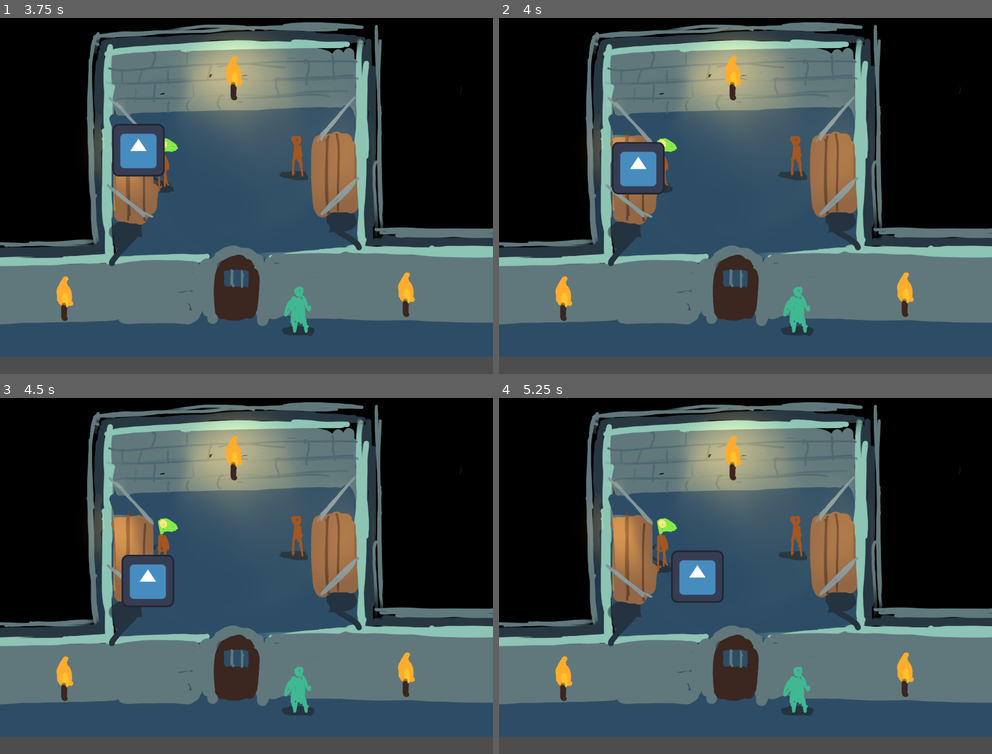
Above: before the commit, frames 1-4 (two rows, left to right).
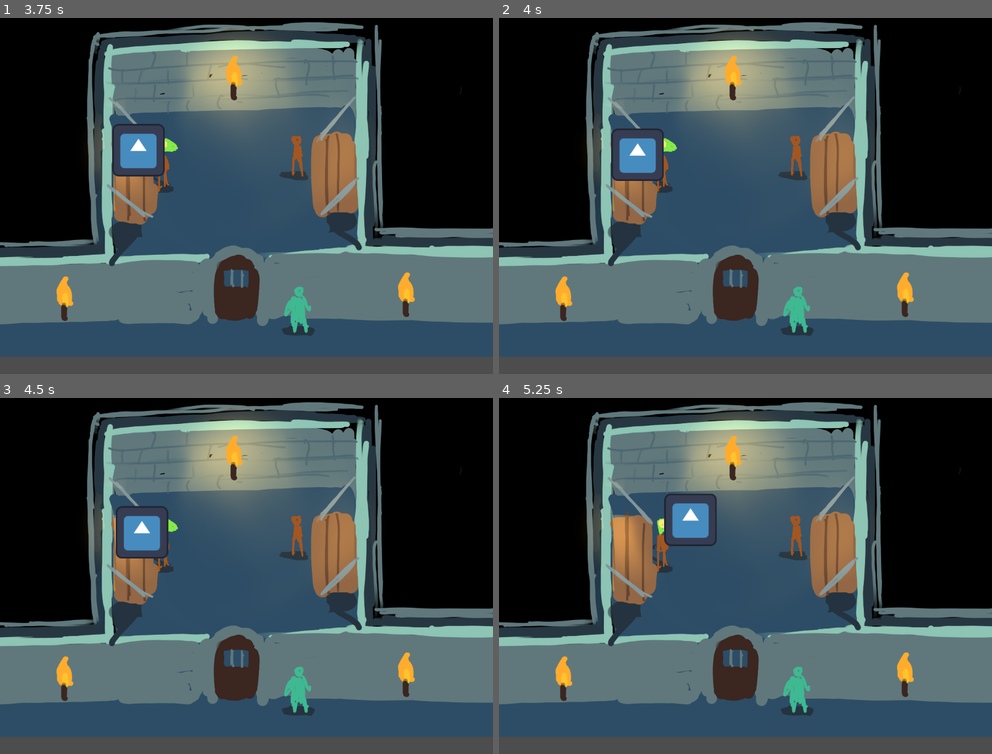
Above: after the commit, the same moments.

Repository: tombuben/gamerpie_gamejam_2025
Game: Godot game, scene res://levels/level_1.tscn
Two runs of this game, one before a commit and one after it. Both use one fixed random seed, a clock stepped at 60 frames per second and the inputs below. The engine's default icon, where the game draws it, is replaced by a stand-in: a white triangle on a blue panel in a dark square.
Inputs:
- Up to frame 1 (3.75 s): tap Enter at 0.5 s; hold W (up) 0.53-2.03 s; tap Space at 2 s; hold A (left) 2.03-3.53 s; hold S (down) from 3.53 s (still down)
- Up to frame 2 (4 s): keep holding S (down)
- Up to frame 3 (4.5 s): release S (down) at 4.28 s; hold D (right) from 4.28 s (still down)
- Up to frame 4 (5.25 s): release D (right) at 5.03 s; hold W (up) from 5.03 s (still down)

Frame 1 is identical in both runs. In frame 2, 1.2% of the frame differs, in the area x 22-34%, y 30-50%; in frame 3, 2.5%, in the area x 23-36%, y 30-59%; in frame 4, 2.1%.

Commit message:
added npc that triggers on enter

Diff:
--- a/levels/level_1.tscn
+++ b/levels/level_1.tscn
@@ -1,7 +1,8 @@
-[gd_scene load_steps=3 format=3 uid="uid://cxjyxcbcxxydo"]
+[gd_scene load_steps=4 format=3 uid="uid://cxjyxcbcxxydo"]
 
 [ext_resource type="PackedScene" uid="uid://b81oqoehgfrkh" path="res://player_character.tscn" id="1_q2wdn"]
 [ext_resource type="Texture2D" uid="uid://byntaf3m6vhfi" path="res://assets/sketch_level_1.png" id="1_t1s7n"]
+[ext_resource type="PackedScene" uid="uid://c80xvbx7tdgob" path="res://npc_character.tscn" id="3_tl17o"]
 
 [node name="Level1" type="Node2D"]
 
@@ -13,8 +14,11 @@
 [node name="StaticBody2D" type="StaticBody2D" parent="SketchLevel1"]
 
 [node name="CollisionPolygon2D" type="CollisionPolygon2D" parent="SketchLevel1/StaticBody2D"]
-polygon = PackedVector2Array(-1868.57, 608.571, -888.571, 571.429, -934.286, -448.571, 765.714, -508.571, 817.143, 560, 1885.71, 551.429, 1868.57, -1351.43, -1868.57, -1314.29)
+polygon = PackedVector2Array(-1902.86, 565.714, -888.571, 571.429, -934.286, -448.571, 765.714, -508.571, 791.429, 574.286, 1877.14, 577.143, 1868.57, -1351.43, -1868.57, -1314.29)
 
 [node name="PlayerCharacter" parent="." instance=ExtResource("1_q2wdn")]
 position = Vector2(578, 415)
-friction = 1.0
+friction = 0.2
+
+[node name="NpcCharacter" parent="." instance=ExtResource("3_tl17o")]
+position = Vector2(393, 435)
--- /dev/null
+++ b/npc_character.gd
@@ -0,0 +1,7 @@
+extends Node2D
+
+signal npc_triggered
+
+func _on_area_2d_body_entered(body: Node2D) -> void:
+	emit_signal("npc_triggered")
+	print("npc triggered")
--- /dev/null
+++ b/npc_character.tscn
@@ -0,0 +1,25 @@
+[gd_scene load_steps=4 format=3 uid="uid://c80xvbx7tdgob"]
+
+[ext_resource type="Script" path="res://npc_character.gd" id="1_upnba"]
+
+[sub_resource type="CircleShape2D" id="CircleShape2D_um8bn"]
+radius = 105.475
+
+[sub_resource type="CircleShape2D" id="CircleShape2D_v3qrx"]
+radius = 24.0832
+
+[node name="NpcCharacter" type="Node2D"]
+script = ExtResource("1_upnba")
+
+[node name="Area2D" type="Area2D" parent="."]
+
+[node name="CollisionShape2D" type="CollisionShape2D" parent="Area2D"]
+shape = SubResource("CircleShape2D_um8bn")
+
+[node name="StaticBody2D" type="StaticBody2D" parent="."]
+
+[node name="CollisionShape2D" type="CollisionShape2D" parent="StaticBody2D"]
+shape = SubResource("CircleShape2D_v3qrx")
+
+[connection signal="area_entered" from="Area2D" to="." method="_on_area_2d_area_entered"]
+[connection signal="body_entered" from="Area2D" to="." method="_on_area_2d_body_entered"]
